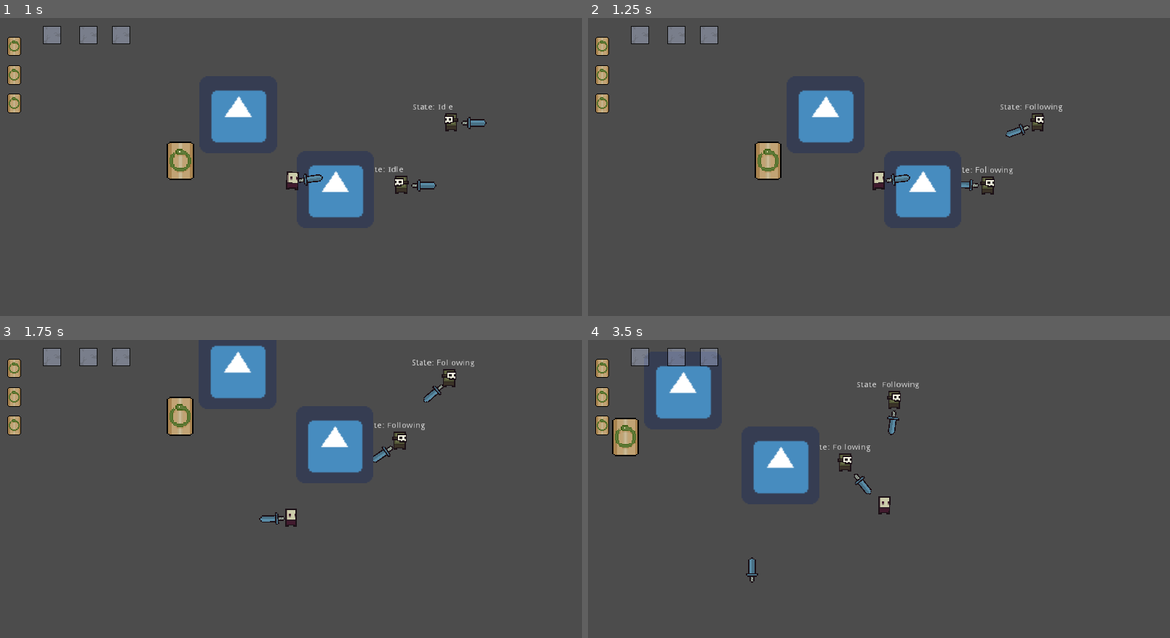
Above: before the commit, frames 1-4 (two rows, left to right).
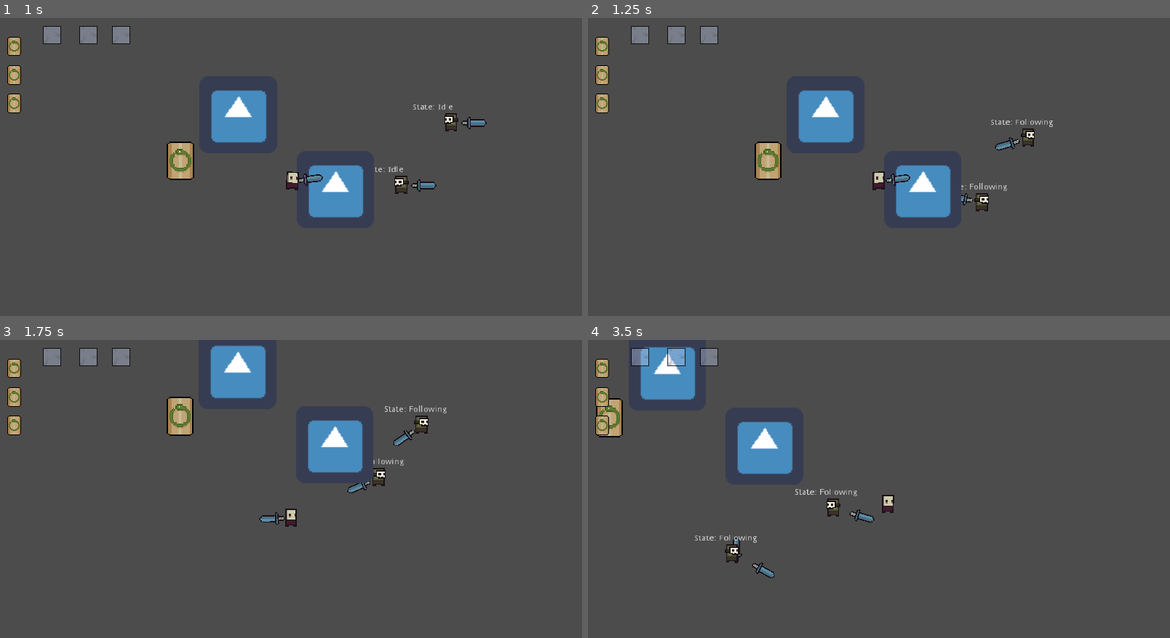
Above: after the commit, the same moments.

Repository: geniusbat/RongYu
Game: Godot game, scene res://Levels/test.tscn
Two runs of this game, one before a commit and one after it. Both use one fixed random seed, a clock stepped at 60 frames per second and the inputs below. The engine's default icon, where the game draws it, is replaced by a stand-in: a white triangle on a blue panel in a dark square.
Inputs (mouse positions are in pixels of both pictures, inside the frame that each line leads up to):
- Up to frame 1 (1 s): tap Enter (ui_accept) at 0.5, 0.77 s; move the mouse to (419, 164) at 0.52 s; hold D (move_right) from 0.53 s (still down); tap Shift (dash) at 0.6 s
- Up to frame 2 (1.25 s): keep holding D (move_right)
- Up to frame 3 (1.75 s): move the mouse to (174, 518) at 1.27 s; release D (move_right) at 1.28 s; hold S (move_down) from 1.28 s (still down); tap F (interact) at 1.35 s; tap Enter (ui_accept) at 1.52 s
- Up to frame 4 (3.5 s): move the mouse to (937, 432) at 2.02 s; release S (move_down) at 2.03 s; hold D (move_right) 2.03-2.78 s; hold G (leaveWeapon) 2.03-2.78 s; move the mouse to (849, 569) at 2.77 s; hold W (move_up) from 2.78 s (still down); click (849, 569) at 2.85 s; tap Enter (ui_accept) at 3.02 s

Frame 1 is identical in both runs. In frame 2, 1.0% of the frame differs, in the area x 64-82%, y 28-65%; in frame 3, 1.0%; in frame 4, 6.6%, in the area x 1-57%, y 2-82%.

Commit message:
Random changes

Diff:
--- a/Assets/Scripts/EnemyScripts/TestEnemy.gd
+++ b/Assets/Scripts/EnemyScripts/TestEnemy.gd
@@ -115,7 +115,9 @@
 		randomWalk:
 			DetectPlayerAndFollow()
 		following:
-			pass
+			#Update path towards player randomly
+			if rng.randi_range(0,10) > 3:
+				path = GetPathTowardsPoint(player.global_position)
 		goingAround:
 			#Try to go in if at least some ammount of the path was done
 			if (insideInfluence or player.CanEnemyGoIn())and(path.size()<3):
--- a/Assets/Scripts/PlayerScripts/PlayerScript.gd
+++ b/Assets/Scripts/PlayerScripts/PlayerScript.gd
@@ -43,7 +43,7 @@
 signal enemyKilled(enemy); signal enemyDamaged(enemy)
 signal playerAttacked
 signal playerDamaged(damage); signal playerDashed; signal playerHealed(healed); signal playerKnocked; signal addedCoins(coins);
-signal criticalStrike(enemyA); signal armorBlocked; signal sacrificeDone; signal itemSpawned(itemRef)
+signal criticalStrike(enemyA); signal armorBlocked; signal sacrificeDone; signal itemSpawned(item)
 
 func _ready():
 	#Setting up variables
--- a/Levels/test.tscn
+++ b/Levels/test.tscn
@@ -16,12 +16,10 @@
 
 [node name="TestEnemy" parent="Navigation" instance=ExtResource( 3 )]
 position = Vector2( 878.137, 519.672 )
-SPEED = 1.0
 health = 2
 
 [node name="TestEnemy2" parent="Navigation" instance=ExtResource( 3 )]
 position = Vector2( 919.118, 468 )
-SPEED = 1.0
 
 [node name="shieldIcon" type="Sprite" parent="Navigation"]
 position = Vector2( 695.787, 499.335 )
--- a/Objects/Player/PlayerWeapons/TestWeapon.tscn
+++ b/Objects/Player/PlayerWeapons/TestWeapon.tscn
@@ -9,7 +9,7 @@
 
 [sub_resource type="Animation" id=2]
 resource_name = "Attack"
-length = 0.9
+length = 0.5
 tracks/0/type = "value"
 tracks/0/path = NodePath("Sprite:position")
 tracks/0/interp = 1
@@ -17,7 +17,7 @@
 tracks/0/imported = false
 tracks/0/enabled = true
 tracks/0/keys = {
-"times": PoolRealArray( 0, 0.4, 0.9 ),
+"times": PoolRealArray( 0, 0.2, 0.5 ),
 "transitions": PoolRealArray( 1, 1, 1 ),
 "update": 0,
 "values": [ Vector2( 15.125, 0 ), Vector2( 31.1382, 0 ), Vector2( 15.125, 0 ) ]
@@ -29,7 +29,7 @@
 tracks/1/imported = false
 tracks/1/enabled = true
 tracks/1/keys = {
-"times": PoolRealArray( 0, 0.9 ),
+"times": PoolRealArray( 0, 0.5 ),
 "transitions": PoolRealArray( 1, 1 ),
 "update": 0,
 "values": [ 89.9999, 89.9999 ]
@@ -41,7 +41,7 @@
 tracks/2/imported = false
 tracks/2/enabled = true
 tracks/2/keys = {
-"times": PoolRealArray( 0.9 ),
+"times": PoolRealArray( 0.5 ),
 "transitions": PoolRealArray( 1 ),
 "values": [ {
 "args": [  ],
Not shown, added: export_presets.cfg
Not shown, added: Export/Rong Yu.exe
Not shown, added: Export/Rong Yu.pck
